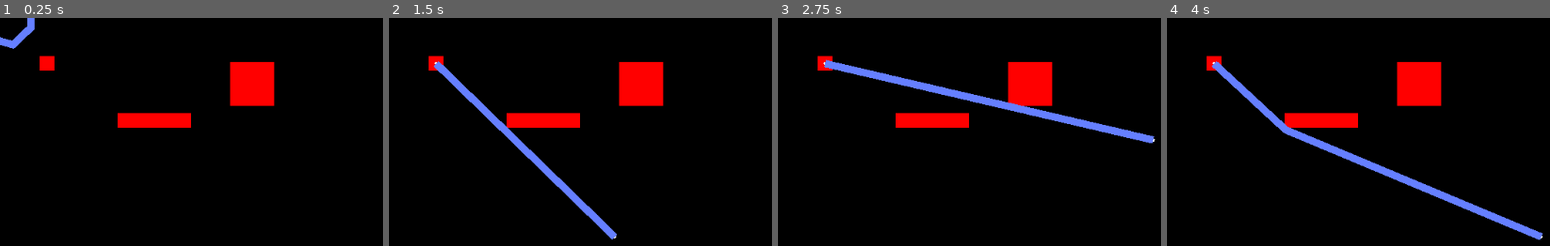
Above: before the commit, frames 1-4 (left to right).
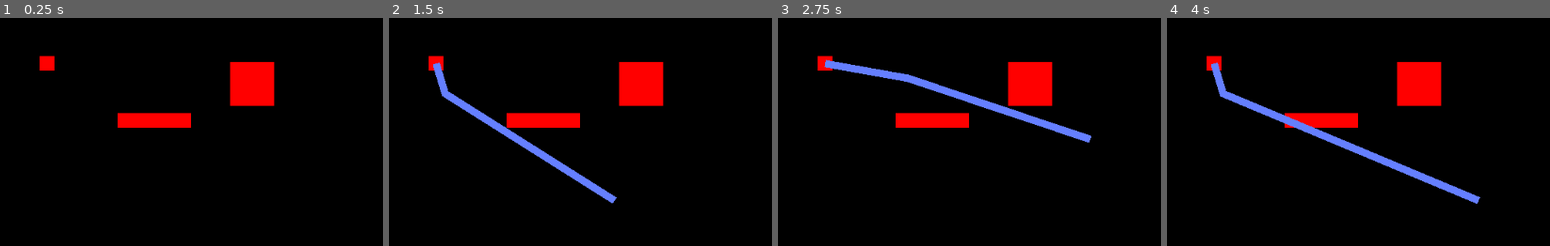
Above: after the commit, the same moments.

Repository: hsandt/bot-competition
Game: Godot game, scene res://Scenes/Arena.tscn
Two runs of this game, one before a commit and one after it. Both use one fixed random seed, a clock stepped at 60 frames per second and the inputs below.
Inputs (mouse positions are in pixels of both pictures, inside the frame that each line leads up to):
- Up to frame 1 (0.25 s): no input
- Up to frame 2 (1.5 s): tap Enter at 0.5 s; move the mouse to (outside the picture) at 0.52 s; press the mouse at (outside the picture) at 0.53 s; hold Right (ui_right) 0.53-1.28 s; tap Space at 1.25 s; move the mouse to (outside the picture) at 1.27 s; release the mouse at (outside the picture) at 1.28 s; hold Down (ui_down) from 1.28 s (still down); click (outside the picture) at 1.35 s
- Up to frame 3 (2.75 s): tap Enter at 2 s; move the mouse to (outside the picture) at 2.02 s; release Down (ui_down) at 2.03 s; press the mouse at (outside the picture) at 2.03 s; hold Right (ui_right) from 2.03 s (still down)
- Up to frame 4 (4 s): tap Space at 2.75 s; move the mouse to (outside the picture) at 2.77 s; release Right (ui_right) at 2.78 s; release the mouse at (outside the picture) at 2.78 s; hold Up (ui_up) 2.78-3.53 s; click (outside the picture) at 2.85 s; tap Enter at 3.5 s; move the mouse to (outside the picture) at 3.52 s; press the mouse at (outside the picture) at 3.53 s; hold Left (ui_left) from 3.53 s (still down)

The runs differ from the first frame. In frame 1, 0.4% of the frame differs, in the area x 0-10%, y 0-14%; in frame 2, 3.7%; in frame 3, 3.4%; in frame 4, 5.8%, in the area x 11-99%, y 18-98%.

Commit message:
[PATH] Support Navigation2D node not at the origin by countering the position offset

Diff:
--- a/Scenes/Arena.tscn
+++ b/Scenes/Arena.tscn
@@ -67,7 +67,7 @@
 [node name="Sprite" type="Sprite" parent="Path2D/PathFollow2D/KinematicBody2D"]
 texture = ExtResource( 1 )
 
-[node name="KinematicBody2D with Navigation" type="KinematicBody2D" parent="." groups=[
+[node name="Character" type="KinematicBody2D" parent="." groups=[
 "player",
 ]]
 position = Vector2( 64.0776, 62.2726 )
@@ -77,13 +77,14 @@
 }
 speed = 20.0
 
-[node name="CollisionShape2D" type="CollisionShape2D" parent="KinematicBody2D with Navigation"]
+[node name="CollisionShape2D" type="CollisionShape2D" parent="Character"]
 shape = SubResource( 3 )
 
-[node name="Sprite" type="Sprite" parent="KinematicBody2D with Navigation"]
+[node name="Sprite" type="Sprite" parent="Character"]
 texture = ExtResource( 1 )
 
 [node name="Navigation2D" type="Navigation2D" parent="."]
+position = Vector2( -85.1157, -49.5219 )
 script = ExtResource( 5 )
 
 [node name="NavigationPolygonInstance" type="NavigationPolygonInstance" parent="Navigation2D"]
--- a/Scenes/Navigation2D.gd
+++ b/Scenes/Navigation2D.gd
@@ -23,9 +23,8 @@
 			print(event.global_position)
 			path = get_simple_path(player.global_position, event.global_position)
 			line_2D.points = path
+			# path is relative, so in case this node is not at the origin, counter the offset
+			for i in range(path.size()):
+				line_2D.points[i] -= global_position
 			print(path)
 			update()
-
-func _draw():
-	for p in path:
-		draw_circle(p, radius, ColorN("white"))
